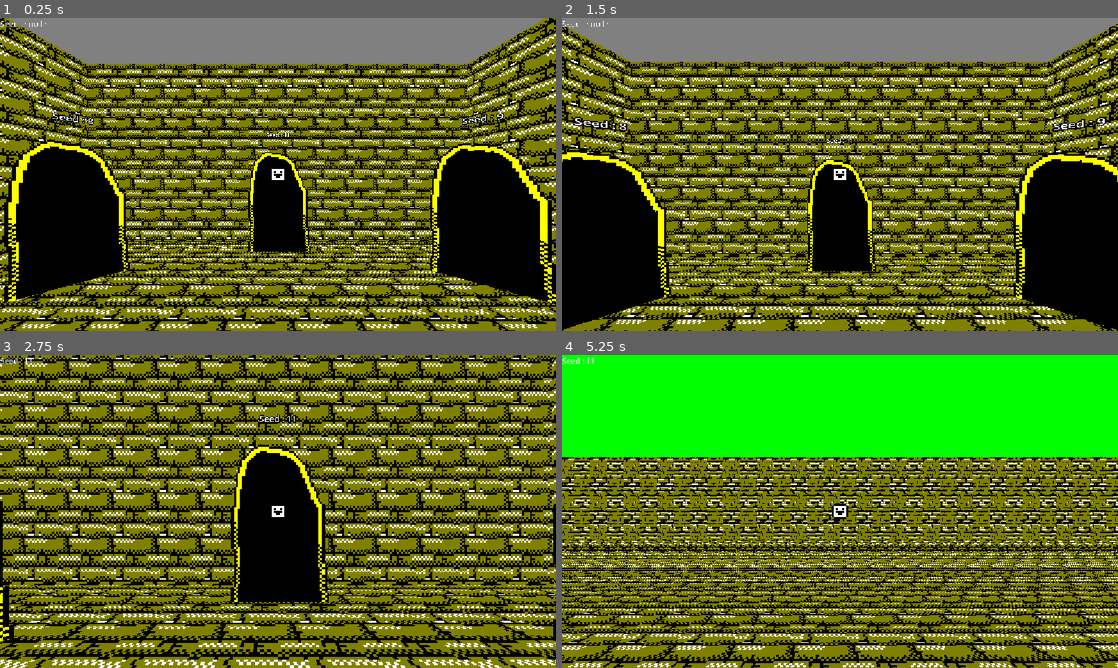
Above: before the commit, frames 1-4 (two rows, left to right).
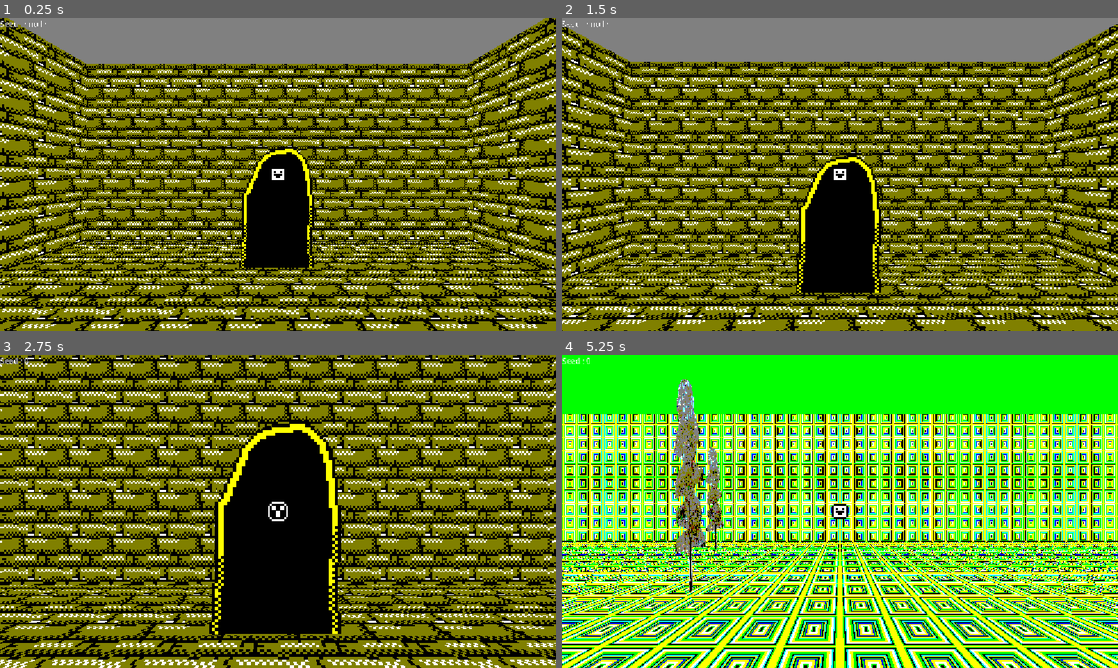
Above: after the commit, the same moments.

Repository: CrimsoneArt/REALAND-Walking-Sim
Game: Godot game, scene res://Scenes/SceneLoader.tscn
Same seed, same stepped clock (60 frames per second), same inputs: the game is played once before the commit and once after it.
Inputs:
- Up to frame 1 (0.25 s): no input
- Up to frame 2 (1.5 s): tap Enter (Enter) at 0.5, 0.6 s; hold W (Up) from 0.53 s (still down); tap T (PinchCheek) at 0.8, 1.35 s
- Up to frame 3 (2.75 s): keep holding W (Up); tap Enter (Enter) at 1.55, 2.1 s; tap T (PinchCheek) at 2.3 s
- Up to frame 4 (5.25 s): keep holding W (Up); tap T (PinchCheek) at 2.85, 3.8, 4.35 s; tap Enter (Enter) at 3.05, 3.6, 4.55, 5.1 s

The runs differ from the first frame. In frame 1, 15% of the frame differs, in the area x 0-100%, y 30-92%; in frame 2, 15%; in frame 3, 6.1%; in frame 4, 74%, in the area x 0-100%, y 0-100%.

Commit message:
Configured doors for new object class

Diff:
--- /dev/null
+++ b/Objects/InteractabilityComponent.gd
@@ -0,0 +1,6 @@
+class_name InteractabilityComponent extends Area3D
+
+signal Interacted
+
+func interact():
+	emit_signal("Interacted")
--- /dev/null
+++ b/Objects/InteractabilityComponent.tscn
@@ -0,0 +1,8 @@
+[gd_scene format=3 uid="uid://cdnf6l5oawl3i"]
+
+[ext_resource type="Script" uid="uid://b3hteol8c7hg7" path="res://Objects/InteractabilityComponent.gd" id="1_10f4v"]
+
+[node name="InteractabilityComponent" type="Area3D" unique_id=500345398]
+collision_layer = 2
+collision_mask = 0
+script = ExtResource("1_10f4v")
--- a/Objects/ObjectVariablesComponent.gd
+++ b/Objects/ObjectVariablesComponent.gd
@@ -1,3 +1,12 @@
 class_name ObjectVariablesComponent extends Node
 
-var Variables := {}
+@export var Variables := {}
+
+func SetObjectVariable(key:String, Value):
+	Variables[key] = Value
+
+func GetObjectVariable(key:String):
+	if Variables.has(key):
+		return Variables[key]
+	else:
+		return null
--- /dev/null
+++ b/Objects/StaticObjects/Door/DoorObject.gd
@@ -0,0 +1,10 @@
+class_name DoorObject extends StaticObject
+
+@export var StartingSeed := 0
+
+func _ready() -> void:
+	if objectVariablesComponent.GetObjectVariable("Seed") == null:
+		objectVariablesComponent.SetObjectVariable("Seed",StartingSeed)
+
+func _on_interactability_component_interacted() -> void:
+	get_node("/root/SceneLoader").load_dimension_scene(objectVariablesComponent.GetObjectVariable("Seed"))
--- /dev/null
+++ b/Objects/StaticObjects/Door/DoorObject.tscn
@@ -0,0 +1,36 @@
+[gd_scene format=3 uid="uid://dwqol8w28tgyb"]
+
+[ext_resource type="Script" uid="uid://cwj3o1iactmbr" path="res://Objects/StaticObjects/Door/DoorObject.gd" id="1_k8bb4"]
+[ext_resource type="Texture2D" uid="uid://44rudu2fw800" path="res://Objects/StaticObjects/Door/DoorPlaceHolder.png" id="2_k8bb4"]
+[ext_resource type="Script" uid="uid://cbgpvmrkx1dw3" path="res://Objects/ObjectVariablesComponent.gd" id="3_sd2m6"]
+[ext_resource type="PackedScene" uid="uid://cdnf6l5oawl3i" path="res://Objects/InteractabilityComponent.tscn" id="4_b613f"]
+
+[sub_resource type="CapsuleShape3D" id="CapsuleShape3D_k8bb4"]
+radius = 1.0
+height = 2.625
+
+[node name="DoorObject" type="StaticBody3D" unique_id=1515677631 node_paths=PackedStringArray("objectVariablesComponent")]
+script = ExtResource("1_k8bb4")
+objectVariablesComponent = NodePath("ObjectVariablesComponent")
+metadata/_custom_type_script = "uid://dfaoiafl3jaxa"
+
+[node name="Sprite3D" type="Sprite3D" parent="." unique_id=2081312377]
+transform = Transform3D(1, 0, 0, 0, 1, 0, 0, 0, 1, 0, 1.4396656, 0)
+texture_filter = 0
+texture = ExtResource("2_k8bb4")
+
+[node name="ObjectVariablesComponent" type="Node" parent="." unique_id=1539516392]
+script = ExtResource("3_sd2m6")
+metadata/_custom_type_script = "uid://cbgpvmrkx1dw3"
+
+[node name="InteractabilityComponent" parent="." unique_id=500345398 instance=ExtResource("4_b613f")]
+
+[node name="CollisionShape3D" type="CollisionShape3D" parent="InteractabilityComponent" unique_id=2068898764]
+transform = Transform3D(1, 0, 0, 0, 1, 0, 0, 0, 1, 0, 1.4375, 0)
+shape = SubResource("CapsuleShape3D_k8bb4")
+
+[node name="CollisionShape3D" type="CollisionShape3D" parent="." unique_id=587665654]
+transform = Transform3D(1, 0, 0, 0, 1, 0, 0, 0, 1, 0, 1.5, 0)
+shape = SubResource("CapsuleShape3D_k8bb4")
+
+[connection signal="Interacted" from="InteractabilityComponent" to="." method="_on_interactability_component_interacted"]
--- a/Objects/StaticObjects/ObjectSpawner.gd
+++ b/Objects/StaticObjects/ObjectSpawner.gd
@@ -1,7 +1,14 @@
-extends Node
+class_name ObjectSpawner extends Node
 
-func spawn_object(Scene:String,Position:Vector3):
+var RNG = RandomNumberGenerator.new()
+
+func spawn_object(Seed:int,Scene:String,Position:Vector3,ObjectVariables:={}):
+	RNG.seed = Seed
 	var ObjectScene = load(Scene)
 	var ObjectNode = ObjectScene.instantiate()
-	ObjectNode.position = Position
+	if ObjectNode is StaticObject:
+		ObjectNode.position = Position
+		ObjectNode.rotation_degrees.y = RNG.randf_range(-360,360)
+		for key in ObjectVariables:
+			ObjectNode.SetObjectVariable(key,ObjectVariables[key])
 	get_parent().add_child(ObjectNode)
--- a/Objects/StaticObjects/StaticObject.gd
+++ b/Objects/StaticObjects/StaticObject.gd
@@ -1,12 +1,9 @@
 class_name StaticObject extends StaticBody3D
 
-@export var ObjectVariablesComponent : ObjectVariablesComponent
+@export var objectVariablesComponent : ObjectVariablesComponent
 
 func SetObjectVariable(key:String, Value):
-	ObjectVariablesComponent.Variables[key] = Value
+	objectVariablesComponent.SetObjectVariable(key, Value)
 
 func GetObjectVariable(key:String):
-	if ObjectVariablesComponent.Variables.has(key):
-		return ObjectVariablesComponent.Variables[key]
-	else:
-		return null
+	return objectVariablesComponent.GetObjectVariable(key)
--- a/Objects/StaticObjects/Tree/TreeObject.tscn
+++ b/Objects/StaticObjects/Tree/TreeObject.tscn
@@ -8,9 +8,8 @@
 radius = 0.625
 height = 5.5
 
-[node name="TreeObject" type="StaticBody3D" unique_id=1515677631 node_paths=PackedStringArray("ObjectVariablesComponent")]
+[node name="TreeObject" type="StaticBody3D" unique_id=1515677631]
 script = ExtResource("1_p76b0")
-ObjectVariablesComponent = NodePath("ObjectVariablesComponent")
 metadata/_custom_type_script = "uid://dfaoiafl3jaxa"
 
 [node name="Sprite3D" type="Sprite3D" parent="." unique_id=2081312377]
--- a/Player/Player.gd
+++ b/Player/Player.gd
@@ -26,11 +26,11 @@
 		Head.rotate_y(-1.0 * Sensitivity)
 
 	if InteractableChecker.is_colliding():
-		var collider = InteractableChecker.get_collider()
+		var Collider = InteractableChecker.get_collider()
 		PlayerUI.change_cross_hair(CrossHair2)
 		if Input.is_action_just_pressed("Enter"):
-			if collider is Door:
-				get_node("/root/SceneLoader").load_dimension_scene(collider.seed)
+			if Collider is InteractabilityComponent:
+				Collider.interact()
 	else:
 		PlayerUI.change_cross_hair(CrossHair1)
 
--- a/Scenes/DimensionScene.gd
+++ b/Scenes/DimensionScene.gd
@@ -4,7 +4,6 @@
 
 @export var DimensionTypes : Array[PackedScene]
 
-@onready var DoorNodesContainer = $DoorNodes
 @onready var World =  $WorldEnvironment
 
 var RNG
--- a/Scenes/DimensionTypes/BoxDimensionType.gd
+++ b/Scenes/DimensionTypes/BoxDimensionType.gd
@@ -5,8 +5,8 @@
 @onready var Player = $Player
 @onready var ObjectSpawner = $ObjectSpawner
 
-func _generate_dimension(seed:int):
-	RNG.seed = seed
+func _generate_dimension(Seed:int):
+	RNG.seed = Seed
 	var FloorSizeX = RNG.randi_range(20,250)
 	var FloorSizeZ = RNG.randi_range(20,250)
 	var FloorSizeY = RNG.randi_range(5.0,15.0)
@@ -24,23 +24,15 @@
 	if RNG.randi_range(0,4) == 0:
 		CeilingRemover.queue_free()
 
+	for i in range(1,RNG.randi_range(2,30)):
+		ObjectSpawner.spawn_object(Seed,"res://Objects/StaticObjects/Tree/TreeObject.tscn",generate_position(FloorSizeX,FloorSizeZ))
 	for i in range(1,RNG.randi_range(2,10)):
-		var TreePositionX = RNG.randi_range((-FloorSizeX/2.0)-10,(FloorSizeX/2.0)+10)
-		var TreePositionZ = RNG.randi_range((-FloorSizeZ/2.0)-10,(FloorSizeZ/2.0)+10)
-		var TreePositionY = 0
-		print(Vector3(TreePositionX,TreePositionY,TreePositionZ))
-		ObjectSpawner.spawn_object("res://Objects/StaticObjects/Tree/TreeObject.tscn",Vector3(TreePositionX,TreePositionY,TreePositionZ))
+		ObjectSpawner.spawn_object(Seed,"res://Objects/StaticObjects/Door/DoorObject.tscn",generate_position(FloorSizeX,FloorSizeZ),{"Seed":RNG.randi()})
 		#generate_door(FloorSizeX,HeightDifference/2.0,FloorSizeZ)
 
-	var Materials = pick_random_materials(seed)
+	var Materials = pick_random_materials(Seed)
 	Floor.material = Materials[RNG.randi() % Materials.size()]
 	CeilingRemover.material = Materials[RNG.randi() % Materials.size()]
-#
-#func generate_door(RegionX:int,RegionY:int,RegionZ:int):
-	#var DoorNode = DoorScene.instantiate()
-	#DoorNode.position.x = RNG.randi_range((-RegionX/2.0)-10,(RegionX/2.0)+10)
-	#DoorNode.position.z = RNG.randi_range((-RegionZ/2.0)-10,(RegionZ/2.0)+01)
-	#DoorNode.position.y = 0
-	#DoorNode.rotation.y = RNG.randf_range(-360,360)
-	#DoorNode.seed = RNG.randi()
-	#DoorNodesContainer.add_child(DoorNode)
+
+func generate_position(FloorSizeX:float,FloorSizeZ:float) -> Vector3:
+	return Vector3(RNG.randi_range((-FloorSizeX/2.0)+2.5,(FloorSizeX/2.0)-2.5),0,RNG.randi_range((-FloorSizeZ/2.0)+2.5,(FloorSizeZ/2.0)-2.5))
--- a/Scenes/HubWorld.tscn
+++ b/Scenes/HubWorld.tscn
@@ -2,13 +2,9 @@
 
 [ext_resource type="Material" uid="uid://qdrroywmlg5l" path="res://Materials/Bricks1.tres" id="1_ruj7l"]
 [ext_resource type="PackedScene" uid="uid://igw0ct71j4e2" path="res://Player/Player.tscn" id="2_fxrh3"]
-[ext_resource type="PackedScene" uid="uid://chyy3e5djbvnt" path="res://Objects/StaticObjects/Door/DoorOld.tscn" id="3_fxrh3"]
+[ext_resource type="PackedScene" uid="uid://dwqol8w28tgyb" path="res://Objects/StaticObjects/Door/DoorObject.tscn" id="3_fxrh3"]
 
 [node name="HubWorld" type="Node3D" unique_id=31661345]
-
-[node name="DirectionalLight3D" type="DirectionalLight3D" parent="." unique_id=1510399545]
-transform = Transform3D(-0.4017944, -0.7470276, 0.52963305, 0.23368844, 0.47557715, 0.8480662, -0.88541025, 0.46451733, -0.016512591, 0, 10.4439745, 0)
-shadow_enabled = true
 
 [node name="CSGCombiner3D" type="CSGCombiner3D" parent="." unique_id=291160429]
 use_collision = true
@@ -28,34 +24,5 @@
 [node name="Player" parent="." unique_id=1083039947 instance=ExtResource("2_fxrh3")]
 transform = Transform3D(1, 0, 0, 0, 1, 0, 0, 0, 1, 0, 2.062366, 0)
 
-[node name="Door" parent="." unique_id=1435925402 instance=ExtResource("3_fxrh3")]
-transform = Transform3D(-1, 0, 8.742278e-08, 0, 1, 0, -8.742278e-08, 0, -1, -5.7599998, 0, 0)
-seed = 1
-
-[node name="Door2" parent="." unique_id=104015293 instance=ExtResource("3_fxrh3")]
-transform = Transform3D(1.3113416e-07, 0, 1, 0, 1, 0, -1, 0, 1.3113416e-07, 0, 0, -5.7599998)
-seed = 11
-
-[node name="Door3" parent="." unique_id=1363427986 instance=ExtResource("3_fxrh3")]
-transform = Transform3D(-4.371138e-08, 0, -1, 0, 1, 0, 1, 0, -4.371138e-08, 0, 0, 5.7599998)
-seed = 33
-
-[node name="Door4" parent="." unique_id=167977270 instance=ExtResource("3_fxrh3")]
-transform = Transform3D(1, 0, -1.7484555e-07, 0, 1, 0, 1.7484555e-07, 0, 1, 5.7599998, 0, 0)
-seed = 666
-
-[node name="Door5" parent="." unique_id=816975381 instance=ExtResource("3_fxrh3")]
-transform = Transform3D(-0.7071067, 0, 0.7071068, 0, 1, 0, -0.7071068, 0, -0.7071067, -4.0729346, 0, -4.0729346)
-seed = 8
-
-[node name="Door6" parent="." unique_id=533220416 instance=ExtResource("3_fxrh3")]
-transform = Transform3D(0.7071069, 0, 0.70710665, 0, 1, 0, -0.70710665, 0, 0.7071069, 4.0729346, 0, -4.0729346)
-seed = 9
-
-[node name="Door7" parent="." unique_id=835080280 instance=ExtResource("3_fxrh3")]
-transform = Transform3D(-0.7071068, 0, -0.7071067, 0, 1, 0, 0.7071067, 0, -0.7071068, -4.0729346, 0, 4.0729346)
-seed = 314159
-
-[node name="Door8" parent="." unique_id=1235085191 instance=ExtResource("3_fxrh3")]
-transform = Transform3D(0.70710665, 0, -0.7071069, 0, 1, 0, 0.7071069, 0, 0.70710665, 4.0729346, 0, 4.0729346)
-seed = 2026
+[node name="DoorObject" parent="." unique_id=1515677631 instance=ExtResource("3_fxrh3")]
+transform = Transform3D(1, 0, 0, 0, 1, 0, 0, 0, 1, 0, 0, -4.7999997)
Not shown, added: Objects/InteractabilityComponent.gd.uid
Not shown, added: Objects/StaticObjects/Door/DoorObject.gd.uid
